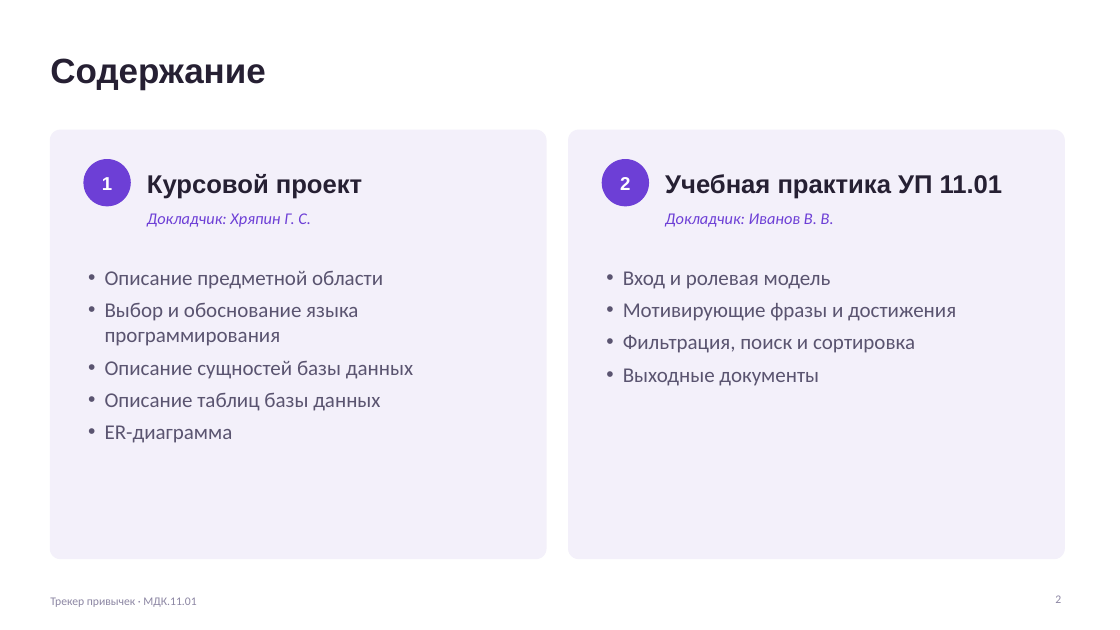
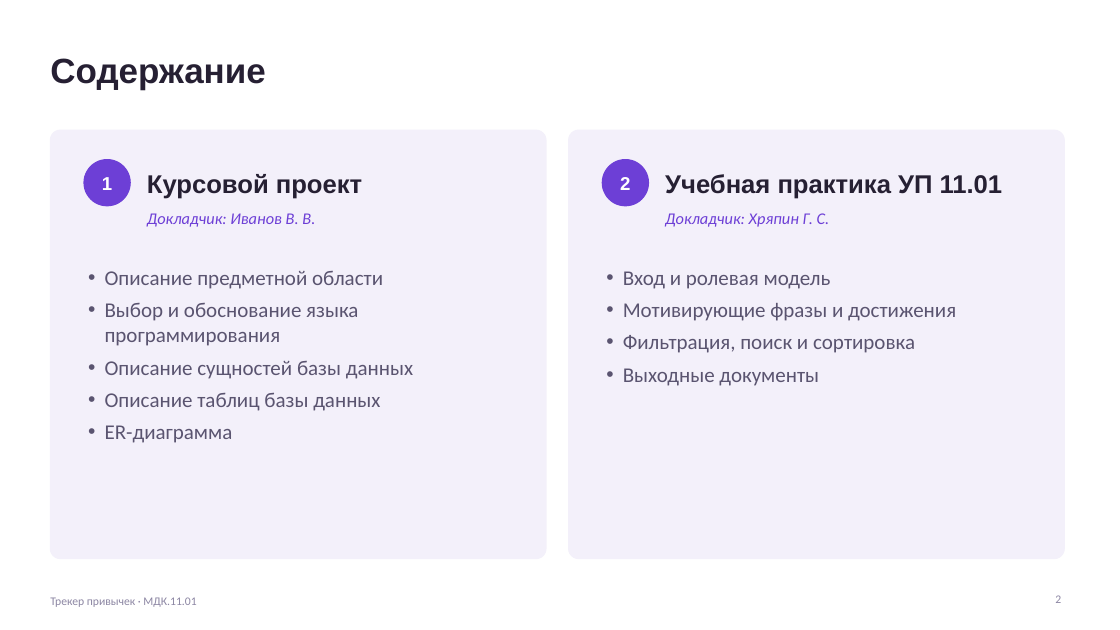
Before and after one commit to gleb-khryapin/habit-tracker-11.01-mdk, a slide deck: slide 2 of docs/Презентация.pptx. Drawn at 1120x630 pixels with LibreOffice and Linux fonts; fonts in the diff are those of the drawing. Boxes give left, top, right and bottom in pixels: in the first picture for what was removed or moved away, otherwise in the second. Text is boxed around its words. In the diff, an @@ line names an element or a change of style, - is before the commit and + after.

```diff
--- a/docs/Презентация.pptx
+++ b/docs/Презентация.pptx
@@ text at box(147, 213, 315, 227): text changed @@
-Докладчик: Хряпин Г. С.
+Докладчик: Иванов В. В.
@@ text at box(665, 213, 830, 227): text changed @@
-Докладчик: Иванов В. В.
+Докладчик: Хряпин Г. С.
```
Also in this commit, not shown: 1 other file.
